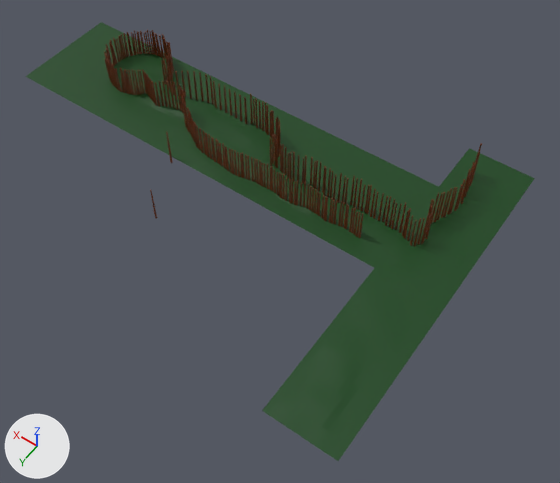
Renders of the glTF model demo level/demo level.glb from each side of a commit.
Camera for both pictures: a camera (50 mm lens) standing at (-111.0, 181.0, 294.0) and looking at (33.0, -21.0, -23.0). Every picture has the same lights, and +X, +Y and +Z are marked at lower left. The older version comes first. Objects named as collision shapes, trigger or cutter boxes, shadow casters or lower levels of detail are left out. Where no turn or scale is listed for an object, it has been applied to the vertices. Vertices at exactly the same position are counted once.

Names of what the first picture shows: 'Cylinder.001', 'Cylinder.002', 'Cylinder.003', 'Cylinder.004', 'floor', 'vtrees', 'vtrees.001', 'vtrees.002'.
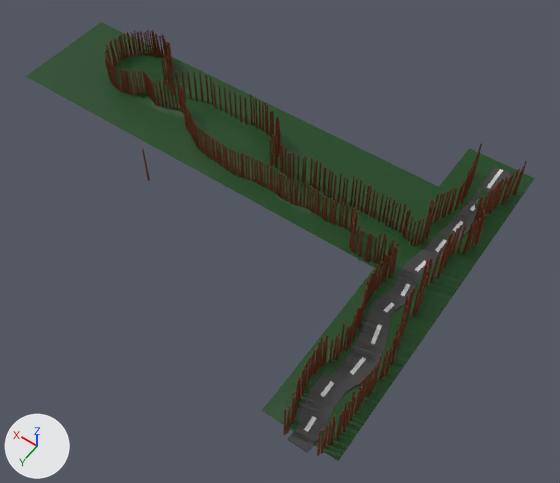
Boxes (x1, y1, x2, y2) around the edits, measured in the pictures (560 x 483 px):
'Plane', added
    after: (288, 167, 511, 453)
    faces in mat_asphalt (dark grey #454545): (288, 167, 511, 453)
    faces in mat_white_paint (light grey #d2d2d2): (304, 169, 503, 432)
'Cylinder.005', added
    after: (317, 161, 527, 456)
'Cylinder.001', reshaped
    before: (166, 131, 173, 163)
    after: (283, 207, 399, 435)
'Cylinder.004', moved
    before: (150, 190, 157, 219)
    after: (142, 148, 150, 181)
part 1 of me_cylinder_007, added
    after: (283, 207, 399, 435)
part 2 of me_cylinder_007, deleted
    before: (166, 131, 173, 163)

Diff of the bpy script that builds the scene:
```diff
--- a/demo level/demo level.glb.py
+++ b/demo level/demo level.glb.py
@@ mat_asphalt @@
+mat_asphalt = principled_material('Asphalt')
+mat_asphalt.base_color = (0.0598, 0.0598, 0.0598)  # dark grey #454545
+mat_asphalt.roughness = 1.0
@@ mat_white_paint @@
+mat_white_paint = principled_material('White Paint')
+mat_white_paint.base_color = (0.646, 0.646, 0.646)  # light grey #d2d2d2
+mat_white_paint.roughness = 0.83
@@ me_cylinder_007 @@
 # used by ob_cylinder_001; location = (102.0, -19.0, -3.0)
-me_cylinder_007.from_pydata(...)  # 64 vertices, 124 faces; spans x -0.6..0.6, y -0.6..0.6, z -1.0..21.4
+me_cylinder_007.from_pydata(...)  # 5184 vertices, 10044 faces; spans x -139.0..-105.5, y -11.4..91.4, z 0.0..26.2
+# me_cylinder_007 part 1: 5184 vertices added at x -139.0..-105.5, y -11.4..91.4, z 0.0..26.2
+# me_cylinder_007 part 2: 64 vertices removed from x -0.6..0.6, y -0.6..0.6, z -1.0..21.4
 me_cylinder_007.materials.append(mat_wood)
@@ me_plane_001 @@
+me_plane_001.from_pydata(...)  # 184 vertices, 364 faces; spans x -7.0..11.0, y -12.0..172.0, z -1.0..0.0
+# faces by material slot: [318, 46]
+me_plane_001.materials.append(mat_asphalt)  # dark grey #454545
+me_plane_001.materials.append(mat_white_paint)  # light grey #d2d2d2
@@ me_cylinder_003 @@
+me_cylinder_003.from_pydata(...)  # 6592 vertices, 12772 faces; spans x -91.0..-79.0, y -94.0..81.0, z 4.0..27.0
+me_cylinder_003.materials.append(mat_wood)  # brown #682d08
@@ ob_cylinder_004 @@
 ob_cylinder_004 = bpy.data.objects.new('Cylinder.004', me_cylinder_010)
-ob_cylinder_004.location = (101.2, -0.6, -30.2)
+ob_cylinder_004.location = (101.2, -0.6, 0.3)
@@ ob_plane @@
+ob_plane = bpy.data.objects.new('Plane', me_plane_001)
+ob_plane.location = (-43.7, -98.8, 0.5)
@@ ob_cylinder_005 @@
+ob_cylinder_005 = bpy.data.objects.new('Cylinder.005', me_cylinder_003)
+ob_cylinder_005.location = (34.5, -8.6, -5.0)
```
